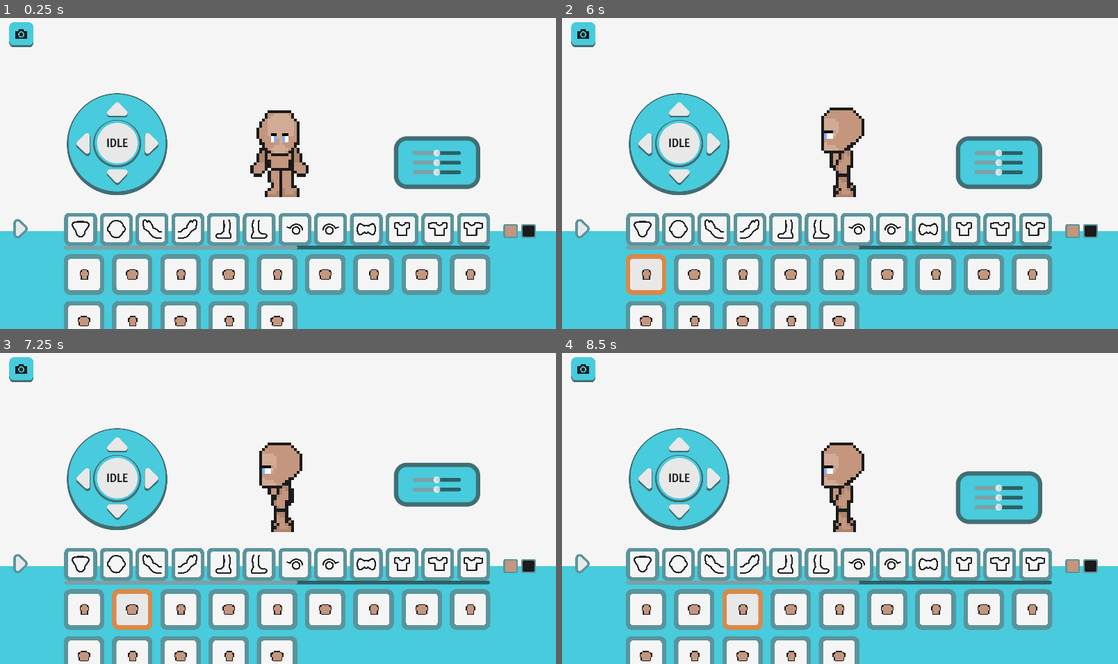
Above: before the commit, frames 1-4 (two rows, left to right).
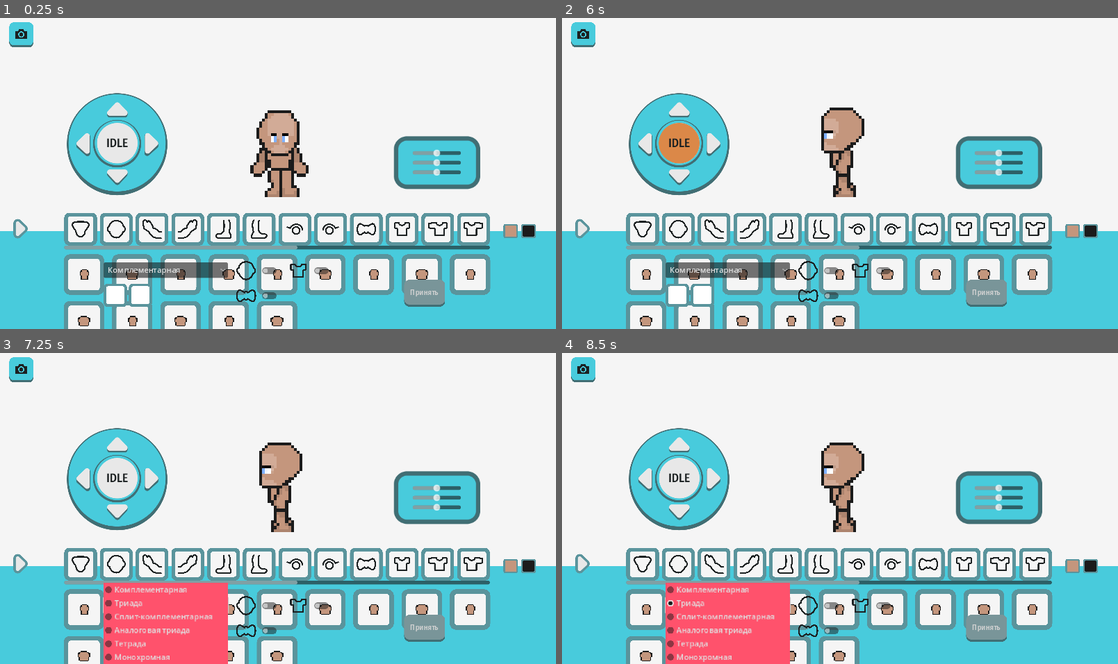
Above: after the commit, the same moments.

Repository: p1petto/CharacterMakerNew
Game: Godot game, scene res://Scenes/maker.tscn
The game is run twice, just before and just after one commit, with the same random seed, the same clock (stepped at 60 frames per second) and the same inputs.
Inputs (mouse positions are in pixels of both pictures, inside the frame that each line leads up to):
- Up to frame 1 (0.25 s): no input
- Up to frame 2 (6 s): click (728, 269) at 0.5 s, where only the run after the commit has a clickable "Комплементарная"; click (678, 176) at 1.25 s; click (712, 145) at 2 s; click (678, 108) at 2.75 s; click (645, 145) at 3.5 s; click "IDLE" at 4.25 s; click "WALK" at 5 s; click (645, 273) at 5.75 s
- Up to frame 3 (7.25 s): click (133, 608) at 6.52 s
- Up to frame 4 (8.5 s): click (739, 608) at 7.27 s; click (728, 604) at 8 s, where only the run after the commit has a clickable "Триада"

The runs differ from the first frame. In frame 1, 2.5% of the frame differs, in the area x 18-80%, y 78-93%; in frame 2, 3.6%; in frame 3, 8.9%, in the area x 18-87%, y 35-100%; in frame 4, 6.8%.

Commit message:
added: интерфейс вкладки управления цветом, выборщик цвета

Diff:
--- a/Assets/Theme/ColorTheme.tres
+++ b/Assets/Theme/ColorTheme.tres
@@ -1,11 +1,27 @@
-[gd_resource type="Theme" load_steps=3 format=3 uid="uid://4squd3f1aq8p"]
+[gd_resource type="Theme" load_steps=7 format=3 uid="uid://4squd3f1aq8p"]
 
 [ext_resource type="FontFile" uid="uid://bfvbdnf2f7ejy" path="res://Assets/Fonts/Fira_Sans_Condensed/FiraSansCondensed-Medium.ttf" id="1_nclv2"]
+[ext_resource type="FontFile" uid="uid://ds8he2lssby1w" path="res://Assets/Fonts/Fira_Sans_Condensed/FiraSansCondensed-Regular.ttf" id="2_cy88b"]
+
+[sub_resource type="StyleBoxFlat" id="StyleBoxFlat_ou5f4"]
+bg_color = Color(0.6, 0.6, 0.6, 0)
 
 [sub_resource type="StyleBoxFlat" id="StyleBoxFlat_ju3h0"]
 bg_color = Color(0.282353, 0.796078, 0.862745, 1)
 
+[sub_resource type="StyleBoxFlat" id="StyleBoxFlat_xk36t"]
+bg_color = Color(9.2411e-06, 0.656177, 0.863995, 1)
+
+[sub_resource type="StyleBoxFlat" id="StyleBoxFlat_ophg2"]
+bg_color = Color(1, 0.320247, 0.425305, 1)
+
 [resource]
+CheckButton/styles/focus = SubResource("StyleBoxFlat_ou5f4")
 ColorPicker/icons/sample_bg = null
 Label/fonts/font = ExtResource("1_nclv2")
+MenuButton/font_sizes/font_size = 18
+MenuButton/fonts/font = ExtResource("2_cy88b")
 PanelContainer/styles/panel = SubResource("StyleBoxFlat_ju3h0")
+PopupMenu/colors/font_color = Color(0.875, 0.875, 0.875, 1)
+PopupMenu/styles/hover = SubResource("StyleBoxFlat_xk36t")
+PopupMenu/styles/panel = SubResource("StyleBoxFlat_ophg2")
--- a/Scenes/UI/color_scheme_check_button.tscn
+++ b/Scenes/UI/color_scheme_check_button.tscn
@@ -1,8 +1,13 @@
-[gd_scene load_steps=2 format=3 uid="uid://ce7rp68ov1aw6"]
+[gd_scene load_steps=3 format=3 uid="uid://ce7rp68ov1aw6"]
 
 [ext_resource type="Script" path="res://Scripts/UI/color_scheme_check_button.gd" id="1_3uygm"]
+[ext_resource type="Theme" uid="uid://4squd3f1aq8p" path="res://Assets/Theme/ColorTheme.tres" id="1_ifsfh"]
 
 [node name="CheckButton" type="CheckButton"]
+offset_right = 104.0
+offset_bottom = 64.0
+theme = ExtResource("1_ifsfh")
+theme_override_constants/icon_max_width = 56
 script = ExtResource("1_3uygm")
 
 [connection signal="toggled" from="." to="." method="_on_toggled"]
--- a/Scenes/UI/custom_color_picker.gd
+++ b/Scenes/UI/custom_color_picker.gd
@@ -1,12 +1,29 @@
 extends NinePatchRect
 @onready var color_picker = $ColorPicker
 @onready var color_preview = $ColorPicker/HBoxContainer/MarginContainer/ColorRect
+
+@export_enum("HSV Rectangle", "HSV Rectangle Wheel", "VHS Circle", "OKHSL Circle")
+var shape: String = "HSV Rectangle"
+
 signal color_changed(color: Color)
 var picking_color := false
+
+# Сопоставление значений enum со значениями из ColorPicker.picker_shape
+var shape_map := {
+	"HSV Rectangle": ColorPicker.SHAPE_HSV_RECTANGLE,
+	"HSV Rectangle Wheel": ColorPicker.SHAPE_HSV_WHEEL,
+	"VHS Circle": ColorPicker.SHAPE_VHS_CIRCLE,
+	"OKHSL Circle": ColorPicker.SHAPE_OKHSL_CIRCLE,
+}
 
 func _ready() -> void:
 	Input.set_mouse_mode(Input.MOUSE_MODE_VISIBLE)
 	set_process_input(true)
+
+	if shape in shape_map:
+		color_picker.picker_shape = shape_map[shape]
+	else:
+		push_warning("Unknown shape: %s" % shape)
 
 func _on_button_button_up() -> void:
 	picking_color = true
--- a/Scenes/color_scheme_rect.tscn
+++ b/Scenes/color_scheme_rect.tscn
@@ -1,6 +1,12 @@
-[gd_scene format=3 uid="uid://c5g25vaej7j3d"]
+[gd_scene load_steps=3 format=3 uid="uid://c5g25vaej7j3d"]
 
-[node name="ColorSchemeRect" type="ColorRect"]
-custom_minimum_size = Vector2(40, 30)
+[ext_resource type="Texture2D" uid="uid://dvvvxx54qtnph" path="res://Assets/UI/ColorPickerButtonSlot/Property 1=normal.png" id="1_bcmek"]
+[ext_resource type="Script" path="res://Scripts/UI/color_scheme_rect.gd" id="2_f68hj"]
+
+[node name="ColorSchemeRect" type="TextureRect"]
+custom_minimum_size = Vector2(48, 48)
 offset_right = 40.0
 offset_bottom = 30.0
+texture = ExtResource("1_bcmek")
+expand_mode = 1
+script = ExtResource("2_f68hj")
--- a/Scenes/maker.tscn
+++ b/Scenes/maker.tscn
@@ -118,7 +118,12 @@
 [ext_resource type="Texture2D" uid="uid://dge51prsh4oeg" path="res://Assets/UI/Buttons/Property 1=Normal.png" id="102_8miag"]
 [ext_resource type="Texture2D" uid="uid://b8phqo6i6qyrb" path="res://Assets/UI/Buttons/Property 1=pressed.png" id="103_k564d"]
 [ext_resource type="Texture2D" uid="uid://ctt0jieu6g1hg" path="res://Assets/UI/Buttons/Property 1=hover.png" id="104_2qwpn"]
+[ext_resource type="Texture2D" uid="uid://dt61dp6qjr1iy" path="res://Assets/UI/ColorSchemeController/ButtonAccept/Property 1=Normal.png" id="105_7avnw"]
 [ext_resource type="Texture2D" uid="uid://b2dhs5ey7tjgu" path="res://Assets/UI/icons/screenshot.svg" id="106_8grb0"]
+[ext_resource type="Texture2D" uid="uid://dsaqjkkgg66ff" path="res://Assets/UI/ColorSchemeController/ButtonAccept/Property 1=pressed.png" id="106_hd62p"]
+[ext_resource type="Texture2D" uid="uid://dq3fmyxyx8a2e" path="res://Assets/UI/ColorSchemeController/ButtonAccept/Property 1=hover.png" id="107_3m2in"]
+[ext_resource type="Texture2D" uid="uid://d077lu50wd15s" path="res://Assets/UI/ColorSchemeController/ButtonAccept/Property 1=disabled.png" id="108_tx4h7"]
+[ext_resource type="FontFile" uid="uid://bfvbdnf2f7ejy" path="res://Assets/Fonts/Fira_Sans_Condensed/FiraSansCondensed-Medium.ttf" id="109_6a2ri"]
 [ext_resource type="PackedScene" uid="uid://dr8lvardujth0" path="res://Scenes/UI/custom_color_picker.tscn" id="114_wcakn"]
 
 [sub_resource type="ViewportTexture" id="ViewportTexture_1urqw"]
@@ -611,10 +616,18 @@
 
 [node name="ColorSchemeColorPicker" parent="UI" instance=ExtResource("114_wcakn")]
 visible = false
-offset_left = 793.0
-offset_top = 53.0
-offset_right = 1091.0
-offset_bottom = 387.0
+anchors_preset = -1
+anchor_left = 0.908
+anchor_top = 0.303
+anchor_right = 0.908
+anchor_bottom = 0.303
+offset_left = -298.0
+offset_top = -180.0
+offset_right = 0.0
+offset_bottom = 180.0
+grow_horizontal = 0
+grow_vertical = 2
+shape = "VHS Circle"
 
 [node name="Catalog" type="MarginContainer" parent="UI" node_paths=PackedStringArray("current_tab")]
 anchors_preset = 12
@@ -775,8 +788,8 @@
 icon = ExtResource("69_mqqma")
 
 [node name="ColorSettings" parent="UI/Catalog/CatalogContainer" groups=["SettingsTab"] instance=ExtResource("4_kavcm")]
-visible = false
-layout_mode = 2
+layout_mode = 2
+theme_override_constants/margin_top = 13
 icon = ExtResource("70_k5ptb")
 
 [node name="CenterContainer" type="CenterContainer" parent="UI/Catalog/CatalogContainer/ColorSettings"]
@@ -786,62 +799,95 @@
 layout_mode = 2
 script = ExtResource("41_nvgda")
 
-[node name="SettingsContainer" type="VBoxContainer" parent="UI/Catalog/CatalogContainer/ColorSettings/CenterContainer/ColorSchemeController"]
-layout_mode = 2
-
-[node name="СolorScheme" type="HBoxContainer" parent="UI/Catalog/CatalogContainer/ColorSettings/CenterContainer/ColorSchemeController/SettingsContainer"]
-layout_mode = 2
-
-[node name="SchemeMenuButton" type="MenuButton" parent="UI/Catalog/CatalogContainer/ColorSettings/CenterContainer/ColorSchemeController/SettingsContainer/СolorScheme"]
-custom_minimum_size = Vector2(200, 30)
-layout_mode = 2
+[node name="SettingsContainer" type="HBoxContainer" parent="UI/Catalog/CatalogContainer/ColorSettings/CenterContainer/ColorSchemeController"]
+layout_mode = 2
+
+[node name="СolorScheme" type="VBoxContainer" parent="UI/Catalog/CatalogContainer/ColorSettings/CenterContainer/ColorSchemeController/SettingsContainer"]
+layout_mode = 2
+theme_override_constants/separation = 12
+
+[node name="MarginContainer" type="MarginContainer" parent="UI/Catalog/CatalogContainer/ColorSettings/CenterContainer/ColorSchemeController/SettingsContainer/СolorScheme"]
+layout_mode = 2
+theme_override_constants/margin_top = 15
+
+[node name="SchemeMenuButton" type="OptionButton" parent="UI/Catalog/CatalogContainer/ColorSettings/CenterContainer/ColorSchemeController/SettingsContainer/СolorScheme/MarginContainer"]
+custom_minimum_size = Vector2(257.135, 30)
+layout_mode = 2
+theme = ExtResource("11_ydvaf")
 clip_text = true
 item_count = 6
-popup/item_0/text = "1. Комплементарная"
-popup/item_1/text = "2. Триада"
+popup/item_0/text = "Комплементарная"
+popup/item_1/text = "Триада"
 popup/item_1/id = 1
-popup/item_2/text = "3. Сплит-комплементарная"
+popup/item_2/text = "Сплит-комплементарная"
 popup/item_2/id = 2
-popup/item_3/text = "4. Аналоговая триада"
+popup/item_3/text = "Аналоговая триада"
 popup/item_3/id = 3
-popup/item_4/text = "5. Тетрада"
+popup/item_4/text = "Тетрада"
 popup/item_4/id = 4
-popup/item_5/text = "6. Монохромная"
+popup/item_5/text = "Монохромная"
 popup/item_5/id = 5
 
 [node name="СolorSchemeRects" type="HBoxContainer" parent="UI/Catalog/CatalogContainer/ColorSettings/CenterContainer/ColorSchemeController/SettingsContainer/СolorScheme"]
 layout_mode = 2
 
-[node name="CheckBoxes" type="HBoxContainer" parent="UI/Catalog/CatalogContainer/ColorSettings/CenterContainer/ColorSchemeController/SettingsContainer"]
-layout_mode = 2
+[node name="CheckBoxes" type="GridContainer" parent="UI/Catalog/CatalogContainer/ColorSettings/CenterContainer/ColorSchemeController/SettingsContainer"]
+layout_mode = 2
+theme_override_constants/v_separation = -12
+columns = 2
 script = ExtResource("42_7jrcx")
 
 [node name="CheckButton" parent="UI/Catalog/CatalogContainer/ColorSettings/CenterContainer/ColorSchemeController/SettingsContainer/CheckBoxes" instance=ExtResource("42_axf45")]
 layout_mode = 2
-text = "Тело"
+icon = ExtResource("17_36cuv")
 clothes_type = "Body"
 
 [node name="CheckButton2" parent="UI/Catalog/CatalogContainer/ColorSettings/CenterContainer/ColorSchemeController/SettingsContainer/CheckBoxes" instance=ExtResource("42_axf45")]
 layout_mode = 2
-text = "Одежда"
+icon = ExtResource("34_51pql")
 clothes_type = "Clothes"
 
 [node name="CheckButton3" parent="UI/Catalog/CatalogContainer/ColorSettings/CenterContainer/ColorSchemeController/SettingsContainer/CheckBoxes" instance=ExtResource("42_axf45")]
 layout_mode = 2
-text = "Аксессуары"
+icon = ExtResource("31_ba22c")
 clothes_type = "Accessory"
 
 [node name="MarginContainer" type="MarginContainer" parent="UI/Catalog/CatalogContainer/ColorSettings/CenterContainer/ColorSchemeController"]
 layout_mode = 2
-theme_override_constants/margin_left = 15
+theme_override_constants/margin_left = 145
 theme_override_constants/margin_top = 15
 theme_override_constants/margin_right = 15
-theme_override_constants/margin_bottom = 15
-
-[node name="Accept" type="Button" parent="UI/Catalog/CatalogContainer/ColorSettings/CenterContainer/ColorSchemeController/MarginContainer"]
-custom_minimum_size = Vector2(81.815, 0)
-layout_mode = 2
+
+[node name="Accept" type="TextureButton" parent="UI/Catalog/CatalogContainer/ColorSettings/CenterContainer/ColorSchemeController/MarginContainer"]
+custom_minimum_size = Vector2(85, 65)
+layout_mode = 2
+size_flags_horizontal = 8
+size_flags_vertical = 8
 disabled = true
+texture_normal = ExtResource("105_7avnw")
+texture_pressed = ExtResource("106_hd62p")
+texture_hover = ExtResource("107_3m2in")
+texture_disabled = ExtResource("108_tx4h7")
+ignore_texture_size = true
+stretch_mode = 4
+
+[node name="MarginContainer" type="MarginContainer" parent="UI/Catalog/CatalogContainer/ColorSettings/CenterContainer/ColorSchemeController/MarginContainer/Accept"]
+layout_mode = 1
+anchors_preset = 15
+anchor_right = 1.0
+anchor_bottom = 1.0
+grow_horizontal = 2
+grow_vertical = 2
+theme_override_constants/margin_bottom = 13
+
+[node name="CenterContainer" type="CenterContainer" parent="UI/Catalog/CatalogContainer/ColorSettings/CenterContainer/ColorSchemeController/MarginContainer/Accept/MarginContainer"]
+layout_mode = 2
+
+[node name="Label" type="Label" parent="UI/Catalog/CatalogContainer/ColorSettings/CenterContainer/ColorSchemeController/MarginContainer/Accept/MarginContainer/CenterContainer"]
+layout_mode = 2
+theme_override_colors/font_color = Color(0.821789, 0.821789, 0.821789, 1)
+theme_override_fonts/font = ExtResource("109_6a2ri")
+theme_override_font_sizes/font_size = 16
 text = "Принять"
 
 [node name="MarginContainer" type="MarginContainer" parent="UI/Catalog"]
--- a/Scripts/UI/color_scheme_check_boxes.gd
+++ b/Scripts/UI/color_scheme_check_boxes.gd
@@ -1,4 +1,4 @@
-extends HBoxContainer
+extends GridContainer
 
 var check_button_pressed: Array[int] = []
 @onready var accept_button = $"../../MarginContainer/Accept"
@@ -22,3 +22,9 @@
 
 func update_accept_button() -> void:
 	accept_button.disabled = check_button_pressed.is_empty()
+	var label = accept_button.get_node("MarginContainer/CenterContainer/Label") as Label
+
+	if accept_button.disabled:
+		label.add_theme_color_override("font_color", Color("d2d2d2"))  # серый
+	else:
+		label.add_theme_color_override("font_color", Color(1, 1, 1))  # белый
--- a/Scripts/UI/color_scheme_controller.gd
+++ b/Scripts/UI/color_scheme_controller.gd
@@ -1,6 +1,6 @@
 extends HBoxContainer
 @onready var settings_container = $SettingsContainer
-@onready var scheme_menu_button = $"SettingsContainer/СolorScheme/SchemeMenuButton"
+@onready var scheme_menu_button = $"SettingsContainer/СolorScheme/MarginContainer/SchemeMenuButton"
 @onready var color_scheme_rects = $"SettingsContainer/СolorScheme/СolorSchemeRects"
 @onready var character = $"../../../../../../SubViewportContainer/SubViewport/Character"
 @onready var checkbox_controller = $SettingsContainer/CheckBoxes
@@ -53,7 +53,7 @@
 		color_scheme_rects.add_child(button_instance)
 
 func set_new_bg_color(rect, color: Color) -> void:
-	rect.color = color
+	rect.change_color(color)
 
 func update_colors(color: Color) -> void:
 	if current_scheme_id >= scheme_array.size():
--- /dev/null
+++ b/Scripts/UI/color_scheme_rect.gd
@@ -0,0 +1,14 @@
+extends TextureRect
+
+
+# Called when the node enters the scene tree for the first time.
+func _ready() -> void:
+	if not material:
+		material = ShaderMaterial.new()
+		var shader = load("res://Scripts/Shaders/static_color_changing_shader.gdshader")  # Укажите правильный путь
+		material.shader = shader
+		self.material = material
+		material.set_shader_parameter("oldcolor", Color(1,1,1))
+
+func change_color(new_color: Color) -> void:
+	material.set_shader_parameter("newcolor", new_color)
Binary file added: Assets/UI/ColorSchemeController/ButtonAccept/Property 1=Normal.png
Not shown, added: Assets/UI/ColorSchemeController/ButtonAccept/Property 1=Normal.png.import
Binary file added: Assets/UI/ColorSchemeController/ButtonAccept/Property 1=disabled.png
Not shown, added: Assets/UI/ColorSchemeController/ButtonAccept/Property 1=disabled.png.import
Binary file added: Assets/UI/ColorSchemeController/ButtonAccept/Property 1=hover.png
Not shown, added: Assets/UI/ColorSchemeController/ButtonAccept/Property 1=hover.png.import
Binary file added: Assets/UI/ColorSchemeController/ButtonAccept/Property 1=pressed.png
Not shown, added: Assets/UI/ColorSchemeController/ButtonAccept/Property 1=pressed.png.import
Not shown: 1 places in Scenes/maker.tscn that only renumber resources
